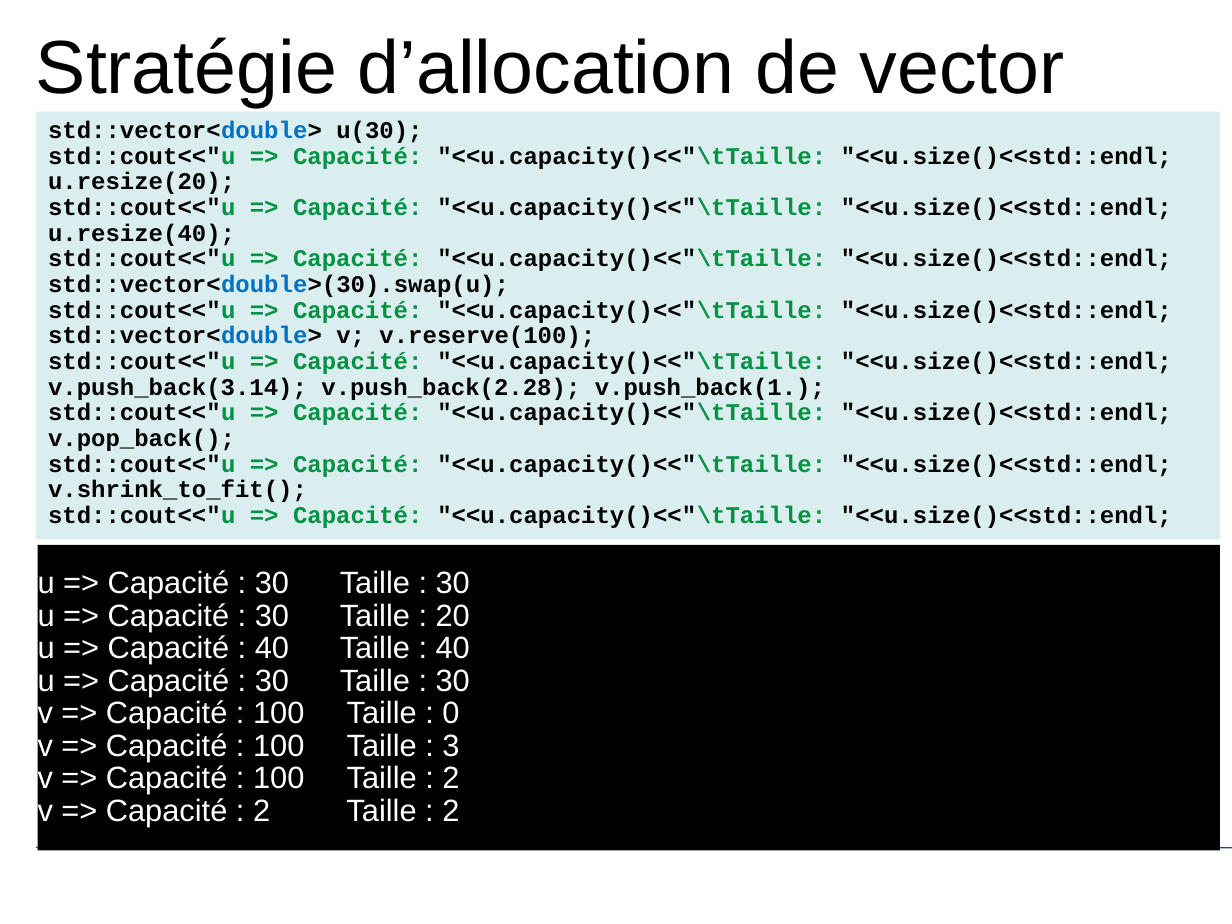
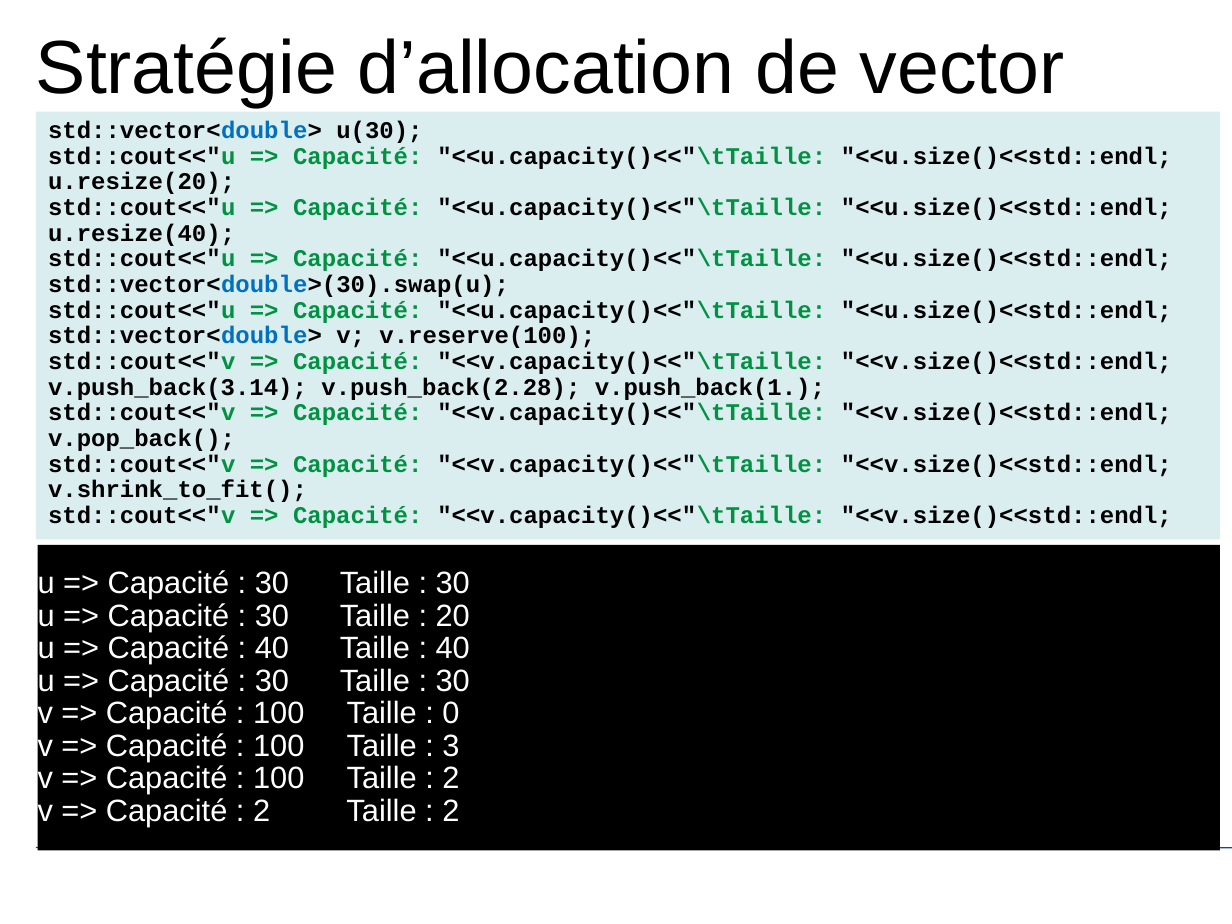
Before and after one commit to JuvignyEnsta/C-2020, a slide deck: slide 82 of Transparents/InitiationCpp.pptx. Drawn at 1232x924 pixels with LibreOffice and Linux fonts; fonts in the diff are those of the drawing; background and template pictures are left out. Boxes give left, top, right and bottom in pixels: in the first picture for what was removed or moved away, otherwise in the second. Text is boxed around its words. In the diff, an @@ line names an element or a change of style, - is before the commit and + after.

```diff
--- a/Transparents/InitiationCpp.pptx
+++ b/Transparents/InitiationCpp.pptx
@@ text in rectangle at (48,351,1172,374): text changed @@
-std::cout<<"u => Capacité: "<<u.capacity()<<"\tTaille: "<<u.size()<<std::endl;
+std::cout<<"v => Capacité: "<<v.capacity()<<"\tTaille: "<<v.size()<<std::endl;
@@ text in rectangle at (48,403,1172,425): text changed @@
-std::cout<<"u => Capacité: "<<u.capacity()<<"\tTaille: "<<u.size()<<std::endl;
+std::cout<<"v => Capacité: "<<v.capacity()<<"\tTaille: "<<v.size()<<std::endl;
@@ text in rectangle at (48,454,1172,477): text changed @@
-std::cout<<"u => Capacité: "<<u.capacity()<<"\tTaille: "<<u.size()<<std::endl;
+std::cout<<"v => Capacité: "<<v.capacity()<<"\tTaille: "<<v.size()<<std::endl;
@@ text in rectangle at (48,505,1172,528): text changed @@
-std::cout<<"u => Capacité: "<<u.capacity()<<"\tTaille: "<<u.size()<<std::endl;
+std::cout<<"v => Capacité: "<<v.capacity()<<"\tTaille: "<<v.size()<<std::endl;
```
Also in this commit, not shown: 4 other slides changed, 10 slides added, 5 other files.
